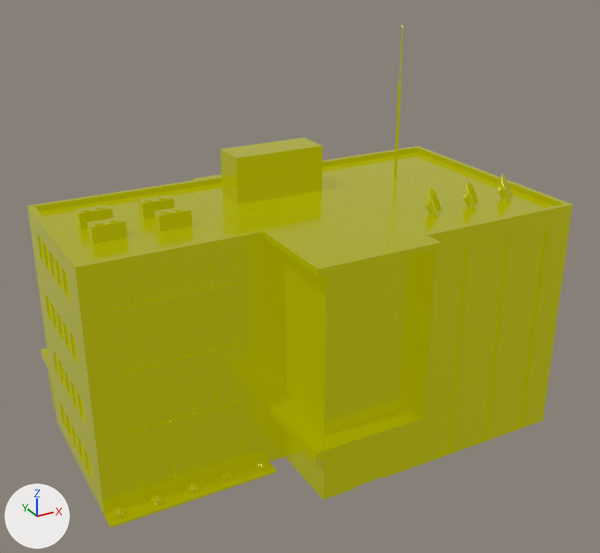
A saved change to the glTF model public/models/data-center.glb.
Camera for both pictures: a 50 mm camera at (-19.1, -35.2, 26.3) aimed at (-0.1, -0.6, 9.0). Every picture has the same lights, and +X, +Y and +Z are marked at lower left. Where no turn or scale is listed for an object, it has been applied to the vertices.

The scene before the commit, as lines of its bpy script (objects in view):
```python
me_data_center = bpy.data.meshes.new('data-center')
me_data_center.from_pydata(...)  # 2218 vertices, 4317 faces; spans x -12.0..12.0, y -8.0..8.0, z 0.0..20.8
me_data_center.materials.append(mat_lowpoly_colors)
ob_data_center = bpy.data.objects.new('data-center', me_data_center)
ob_data_center.location = (0.0, 0.0, 0.0)
```
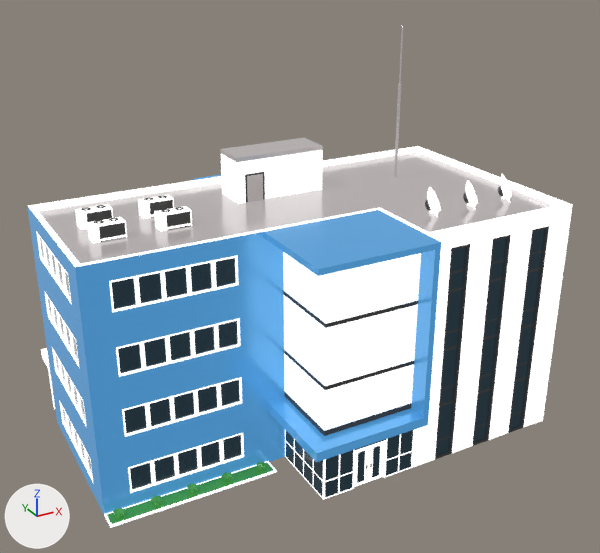
Changed parts and their boxes (x1, y1, x2, y2) in the pictures (600 x 553 px):
'data-center', recoloured: (27, 25, 573, 528) in both

The edits, one by one:
Picture 'base' (img_base) is new.
Material 'LOWPOLY-COLORS.001' (mat_lowpoly_colors_001) is new.
Uses the picture img_base.
me_data_center has 2218 vertices, 4317 faces and spans x -12.0..12.0, y -8.0..8.0, z 0.0..20.8.
me_data_center no longer uses material mat_lowpoly_colors.
me_data_center now uses material mat_lowpoly_colors_001.
